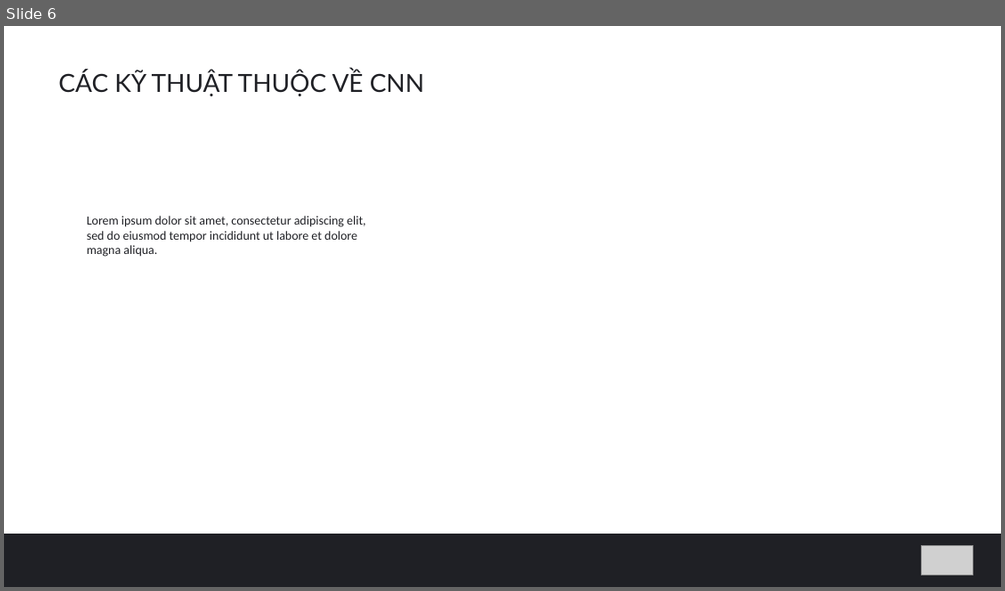
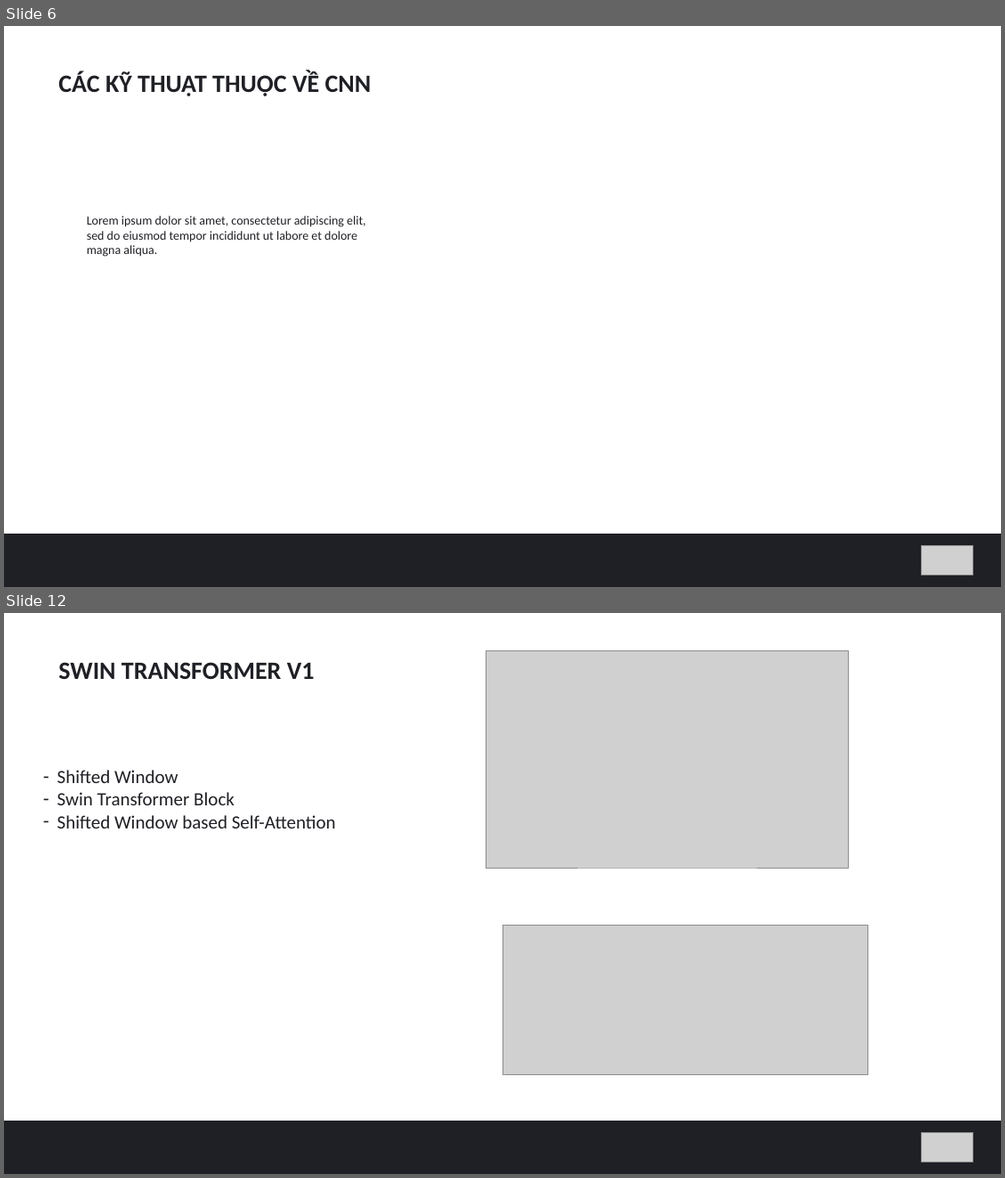
Before and after one commit to hungvm2/MoD_machine_learning, a slide deck: slide.pptx. Shown one above the other, each under a label of ours: slide 6 before the commit, slides 6 and 12 after it; the slides between them are not shown. The pictures are 1005x591 and 1005x1178 pixels, drawn with LibreOffice and Linux fonts; fonts in the diff are those of the drawing; grey boxes stand for pictures. Boxes give left, top, right and bottom in pixels: in the first picture for what was removed or moved away, otherwise in the second. Text is boxed around its words. In the diff, an @@ line names an element or a change of style, - is before the commit and + after.

```diff
--- a/slide.pptx
+++ b/slide.pptx
@@ slide 12 added at (x1=4, y1=613, x2=1001, y2=1174), background #FFFFFF @@
@@ text added at (x1=58, y1=662, x2=315, y2=679), 24 pt, text #1F2025, bold @@
+SWIN TRANSFORMER V1
@@ picture added at (x1=486, y1=651, x2=849, y2=868) @@
@@ text added at (x1=57, y1=770, x2=336, y2=828), 18 pt, text #1F2025 @@
+– Shifted Window
+– Swin Transformer Block
+– Shifted Window based Self-Attention
@@ picture added at (x1=502, y1=925, x2=868, y2=1074) @@
@@ rectangle added at (x1=4, y1=1121, x2=1001, y2=1174), fill #1F2025 @@
@@ picture added at (x1=922, y1=1132, x2=973, y2=1162) @@
@@ slide 6 changed as well @@
@@ text "CÁC KỸ THUẬT THUỘC VỀ ..." at (x1=58, y1=71, x2=372, y2=96): font Lato to Calibri, bold on @@
```
Also in this commit, not shown: 10 other slides changed, 10 other slides added, 4 slides removed, 1 other file.
